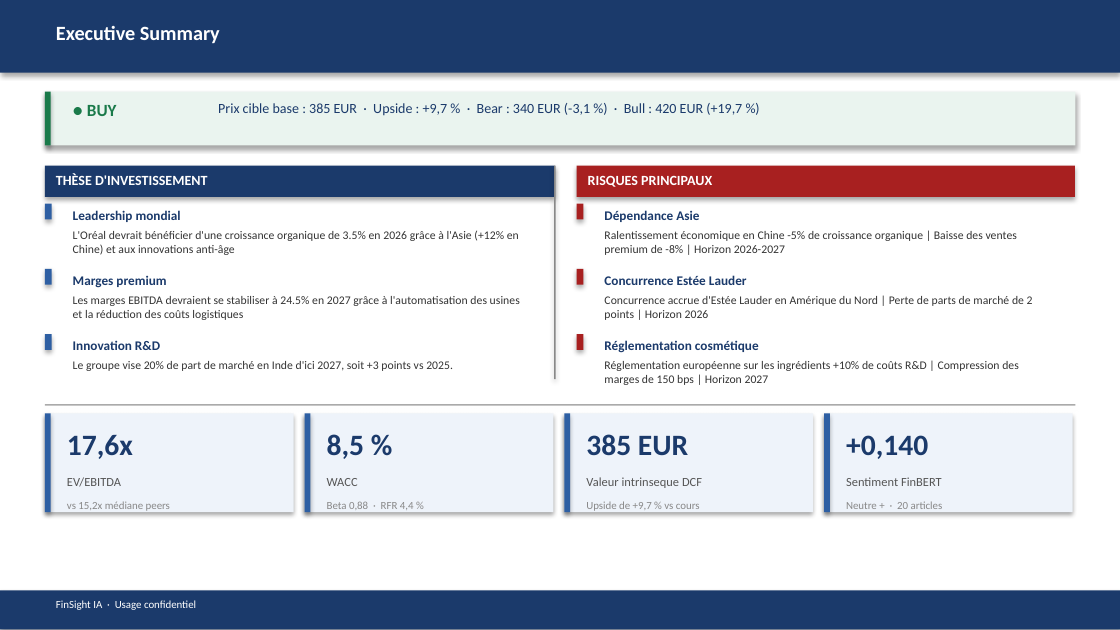
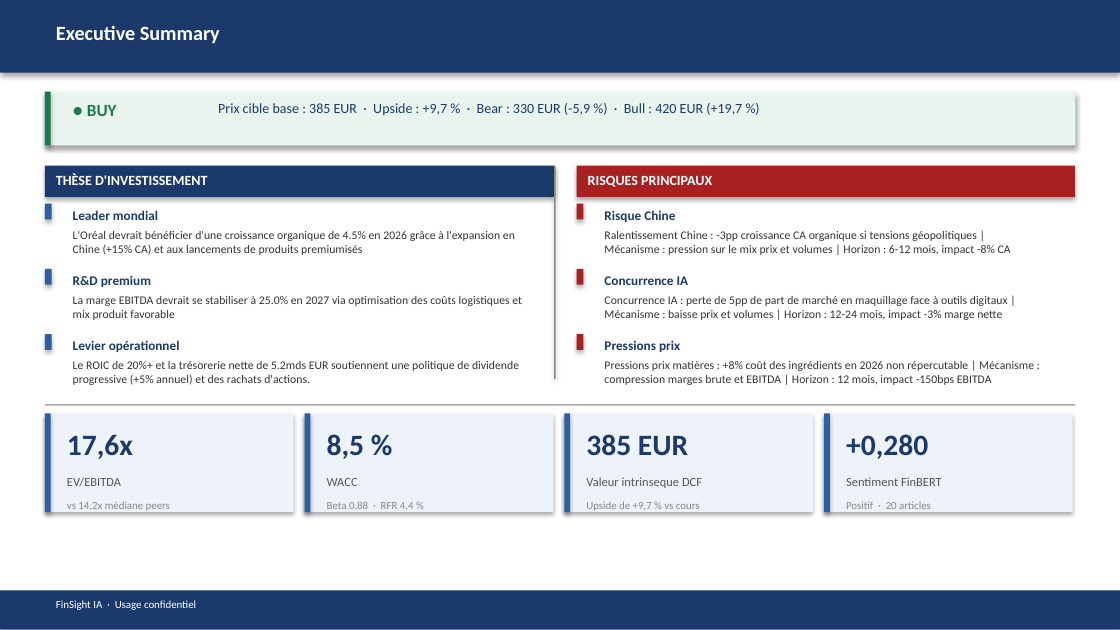
Before and after one commit to baptistejeh07-art/finsight-ia, a slide deck: slide 2 of preview/OR.PA/OR.PA_pitchbook.pptx. Drawn at 1120x630 pixels with LibreOffice and Linux fonts; fonts in the diff are those of the drawing. Boxes give left, top, right and bottom in pixels: in the first picture for what was removed or moved away, otherwise in the second. Text is boxed around its words. In the diff, an @@ line names an element or a change of style, - is before the commit and + after.

```diff
--- a/preview/OR.PA/OR.PA_pitchbook.pptx
+++ b/preview/OR.PA/OR.PA_pitchbook.pptx
@@ text at (x1=218, y1=103, x2=742, y2=116): text changed @@
-Prix cible base : 385 EUR · Upside : +9,7 % · Bear : 340 EUR (-3,1 %) · Bull : 420 EUR (+19,7 %)
+Prix cible base : 385 EUR · Upside : +9,7 % · Bear : 330 EUR (-5,9 %) · Bull : 420 EUR (+19,7 %)
@@ text at (x1=73, y1=231, x2=515, y2=255): text changed @@
-L'Oréal devrait bénéficier d'une croissance organique de 3.5% en 2026 grâce à l'Asie (+12% en Chine) et aux innovations anti-âge
+L'Oréal devrait bénéficier d'une croissance organique de 4.5% en 2026 grâce à l'expansion en Chine (+15% CA) et aux lancements de produits premiumisés
@@ text at (x1=73, y1=210, x2=158, y2=220): text changed @@
-Leadership mondial
+Leader mondial
@@ text at (x1=604, y1=210, x2=675, y2=222): text changed @@
-Dépendance Asie
+Risque Chine
@@ text at (x1=604, y1=231, x2=1011, y2=255): text changed @@
-Ralentissement économique en Chine -5% de croissance organique | Baisse des ventes premium de -8% | Horizon 2026-2027
+Ralentissement Chine : -3pp croissance CA organique si tensions géopolitiques | Mécanisme : pression sur le mix prix et volumes | Horizon : 6-12 mois, impact -8% CA
@@ text at (x1=73, y1=296, x2=522, y2=320): text changed @@
-Les marges EBITDA devraient se stabiliser à 24.5% en 2027 grâce à l'automatisation des usines et la réduction des coûts logistiques
+La marge EBITDA devrait se stabiliser à 25.0% en 2027 via optimisation des coûts logistiques et mix produit favorable
@@ text at (x1=73, y1=275, x2=151, y2=287): text changed @@
-Marges premium
+R&D premium
@@ text at (x1=604, y1=276, x2=689, y2=285): text changed @@
-Concurrence Estée Lauder
+Concurrence IA
@@ text at (x1=604, y1=296, x2=1008, y2=320): text changed @@
-Concurrence accrue d'Estée Lauder en Amérique du Nord | Perte de parts de marché de 2 points | Horizon 2026
+Concurrence IA : perte de 5pp de part de marché en maquillage face à outils digitaux | Mécanisme : baisse prix et volumes | Horizon : 12-24 mois, impact -3% marge nette
@@ text at (x1=73, y1=340, x2=180, y2=352): text changed @@
-Innovation R&D
+Levier opérationnel
@@ text at (x1=604, y1=340, x2=680, y2=352): text changed @@
-Réglementation cosmétique
+Pressions prix
@@ text at (x1=73, y1=361, x2=519, y2=385): text changed @@
-Le groupe vise 20% de part de marché en Inde d'ici 2027, soit +3 points vs 2025.
+Le ROIC de 20%+ et la trésorerie nette de 5.2mds EUR soutiennent une politique de dividende progressive (+5% annuel) et des rachats d'actions.
@@ text at (x1=604, y1=361, x2=1034, y2=385): text changed @@
-Réglementation européenne sur les ingrédients +10% de coûts R&D | Compression des marges de 150 bps | Horizon 2027
+Pressions prix matières : +8% coût des ingrédients en 2026 non répercutable | Mécanisme : compression marges brute et EBITDA | Horizon : 12 mois, impact -150bps EBITDA
@@ text at (x1=846, y1=434, x2=928, y2=459): text changed @@
-+0,140
++0,280
@@ text at (x1=67, y1=501, x2=170, y2=511): text changed @@
-vs 15,2x médiane peers
+vs 14,2x médiane peers
@@ text at (x1=846, y1=501, x2=931, y2=509): text changed @@
-Neutre + · 20 articles
+Positif · 20 articles
```
Also in this commit, not shown: 13 other slides changed, 3 other files.
